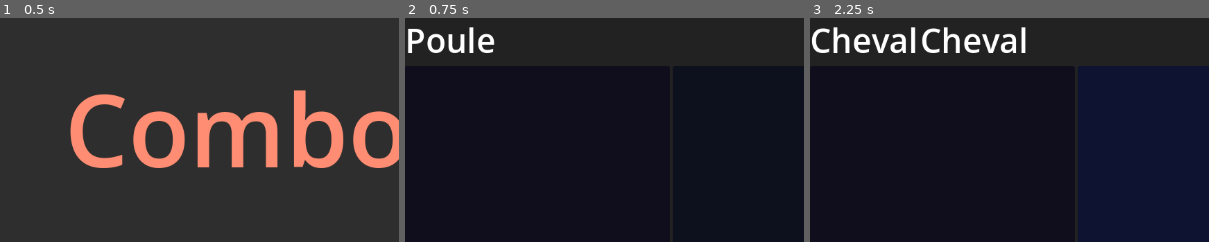
Above: before the commit, frames 1-3 (left to right).
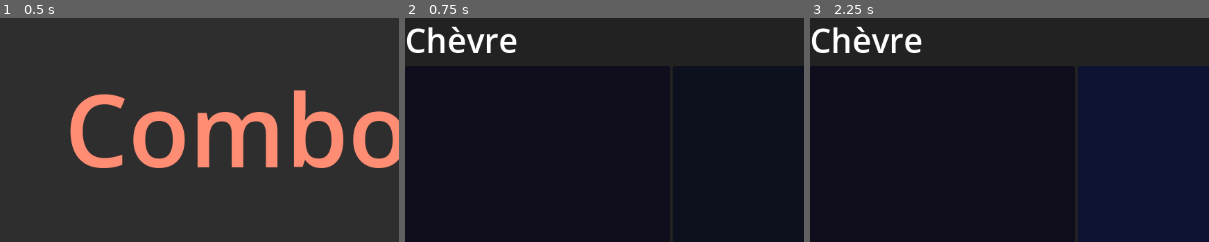
Above: after the commit, the same moments.

Repository: myumally/comboSheep
Game: Godot game, scene res://scenes/main_menu.tscn
Two runs of this game, one before a commit and one after it. Both use one fixed random seed, a clock stepped at 60 frames per second and the inputs below. Sound files missing from this copy of the repository are replaced by a short silence.
Inputs (mouse positions are % of the whole screen's width and height, from its top left):
- Up to frame 1 (0.5 s): no input
- Up to frame 2 (0.75 s): click "START" at 0.5 s
- Up to frame 3 (2.25 s): click (17, 33) at 1.25 s; click (50, 33) at 2 s
The pictures show only the part of the screen within x 0-50%, y 0-50%; the shares and areas given below are measured in that part.

Frame 1 is identical in both runs. In frame 2, 1.4% of the frame differs, in the area x 0-29%, y 3-16%; in frame 3, 1.8%, in the area x 11-55%, y 3-16%.

Commit message:
Laugh effect works

Diff:
--- a/scripts/button.gd
+++ b/scripts/button.gd
@@ -20,6 +20,6 @@
 	audio_player.stream = sound_data._stream
 
 func _on_pressed() -> void:
-	print("Button clicked")
 	audio_player.play()
+	await audio_player.finished
 	sound_selected.emit(sound_data._id)
--- a/scripts/combo_list.gd
+++ b/scripts/combo_list.gd
@@ -8,8 +8,8 @@
 signal valid()
 
 func _ready():
-	animaux = ["Cheval", "Poule"] #, "Loup", "Chèvre"]
-	animaux_id = [SoundId.SoundId.HORSE, SoundId.SoundId.CHICKEN] #, SoundId.SoundId.WOLF, SoundId.SoundId.GOAT]
+	animaux = ["Cheval", "Poule", "Loup", "Chèvre"]
+	animaux_id = [SoundId.SoundId.HORSE, SoundId.SoundId.CHICKEN, SoundId.SoundId.WOLF, SoundId.SoundId.GOAT]
 	combo = []
 	current = 0
 	pass
--- a/scripts/globals/sound_id.gd
+++ b/scripts/globals/sound_id.gd
@@ -10,6 +10,6 @@
 	GUN, # 67% chance to kill an animal
 	SWORD, # kill an animal
 	EXPLOSION, # everything explodes, game over
-	LAUGH, # shuffle where sounds are
+	LAUGH, # shuffle sounds
 	BUG2MANETTE # shuffle how sounds are perceipted, horse is viewed as wolf for exemple
 }
--- a/scripts/soundboard.gd
+++ b/scripts/soundboard.gd
@@ -38,7 +38,7 @@
 	laugh.update_with_path(SoundId.SoundId.LAUGH, "res://assets/sounds/effects/Laugh.ogg")
 	bug2manette.update_with_path(SoundId.SoundId.BUG2MANETTE, "res://assets/sounds/effects/di_bug.mp3")
 
-	effects = [thunder, gun, sword, explosion, laugh, bug2manette]
+	effects = [thunder, gun, sword, explosion]
 	animals = [horse, chicken, wolf, goat, cat]
 	actives = [horse, chicken, cat, thunder, laugh, bug2manette]
 
@@ -51,17 +51,39 @@
 
 func _on_sound_selected(id: SoundId.SoundId):
 	sound_selected.emit(id)
-	match id:
-		SoundId.SoundId.HORSE:
+	match id: # todo ajouter les effets
+		SoundId.SoundId.THUNDER:
 			pass
-		SoundId.SoundId.CHICKEN:
+		SoundId.SoundId.GUN:
 			pass
-		SoundId.SoundId.WOLF:
+		SoundId.SoundId.SWORD:
 			pass
-		SoundId.SoundId.GOAT:
+		SoundId.SoundId.EXPLOSION:
 			pass
-		SoundId.SoundId.CAT:
-			pass
+		SoundId.SoundId.LAUGH:
+			_on_laugh()
+		SoundId.SoundId.BUG2MANETTE:
+			_on_bug()
+
+func _on_laugh() -> void: #todo faire du pseudo-alétoire parce que trop chiant là
+	actives = [laugh, bug2manette]
+	for i in range(2):
+		var animal = animals.pick_random()
+		while animal in actives:
+			animal = animals.pick_random()
+		actives.append(animal)
+		var effect = effects.pick_random()
+		while effect in actives:
+			effect = effects.pick_random()
+		actives.append(effect)
+	actives.shuffle()
+	var i = 0
+	for button in get_children():
+		button.set_sound(actives[i])
+		i += 1
+
+func _on_bug() -> void:
+	pass
 
 func update(id: SoundId.SoundId, stream: AudioStream, button: Button ) -> void:
 	button.update(id, stream)
